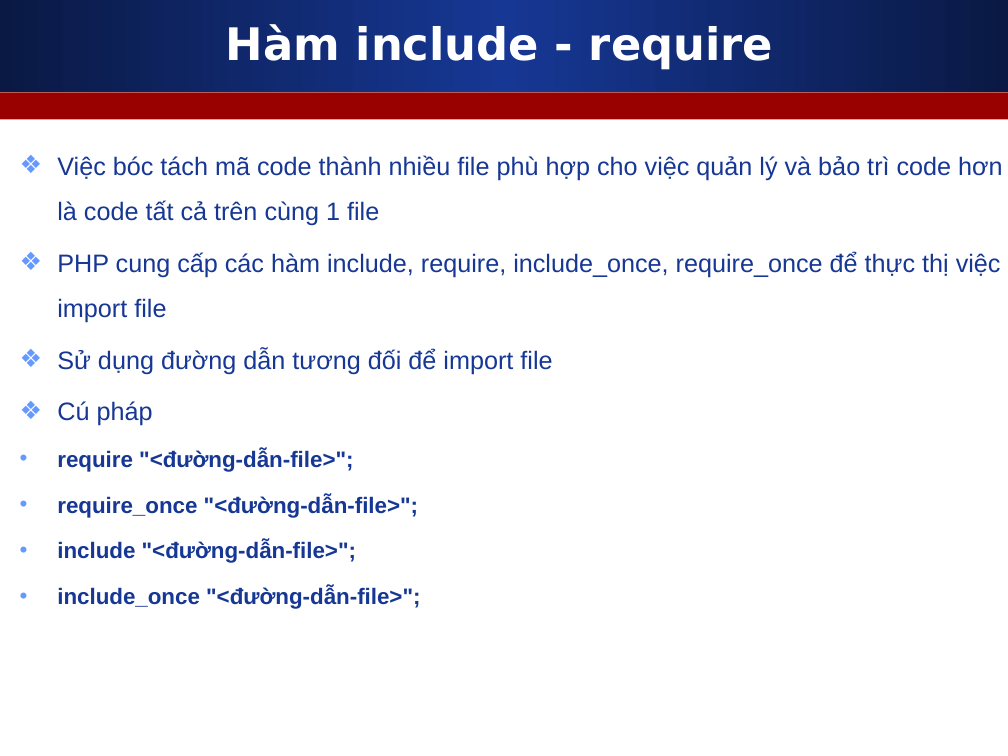
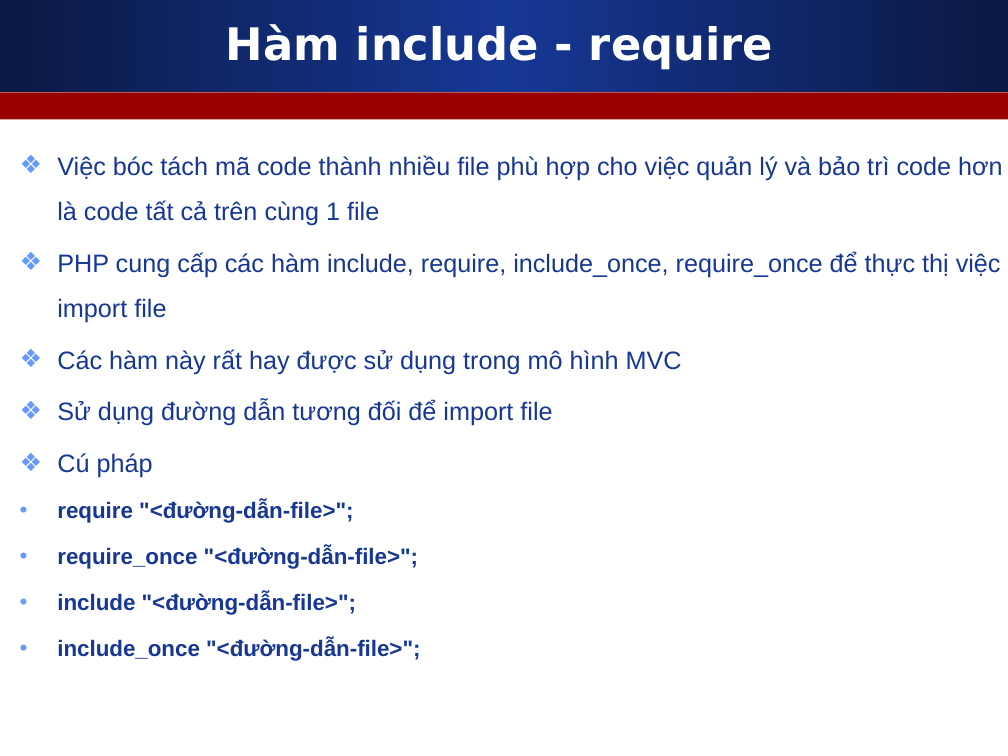
Before and after one commit to nguyenvietmanhit/php46, a slide deck: slide 16 of Day10_PHP_Setup_Enviroment_And_Basic/Slides/2_PHP_can_ban_Bien_Hang_Ham.ppt (slide 14 before the commit). Drawn at 1008x756 pixels with LibreOffice and Linux fonts; fonts in the diff are those of the drawing. Boxes give left, top, right and bottom in pixels: in the first picture for what was removed or moved away, otherwise in the second. Text is boxed around its words. In the diff, an @@ line names an element or a change of style, - is before the commit and + after.

```diff
--- a/Day10_PHP_Setup_Enviroment_And_Basic/Slides/2_PHP_can_ban_Bien_Hang_Ham.ppt
+++ b/Day10_PHP_Setup_Enviroment_And_Basic/Slides/2_PHP_can_ban_Bien_Hang_Ham.ppt
@@ text at <box>57,349,682,374</box>: paragraph added @@
+❖ Các hàm này rất hay được sử dụng trong mô hình MVC
```
Also in this commit, not shown: 1 other slide changed, 1 slide added, 4 other files.
